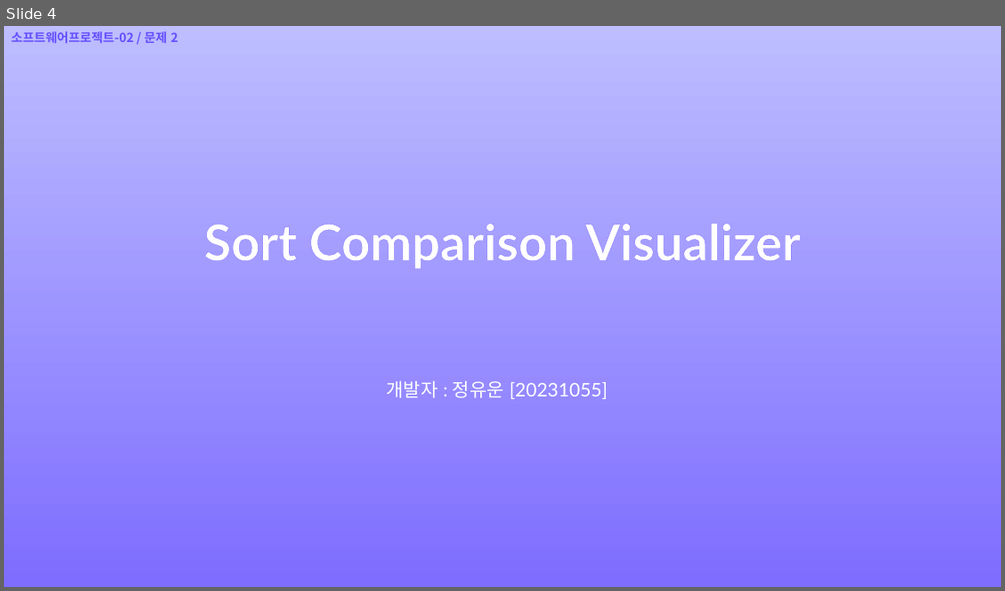
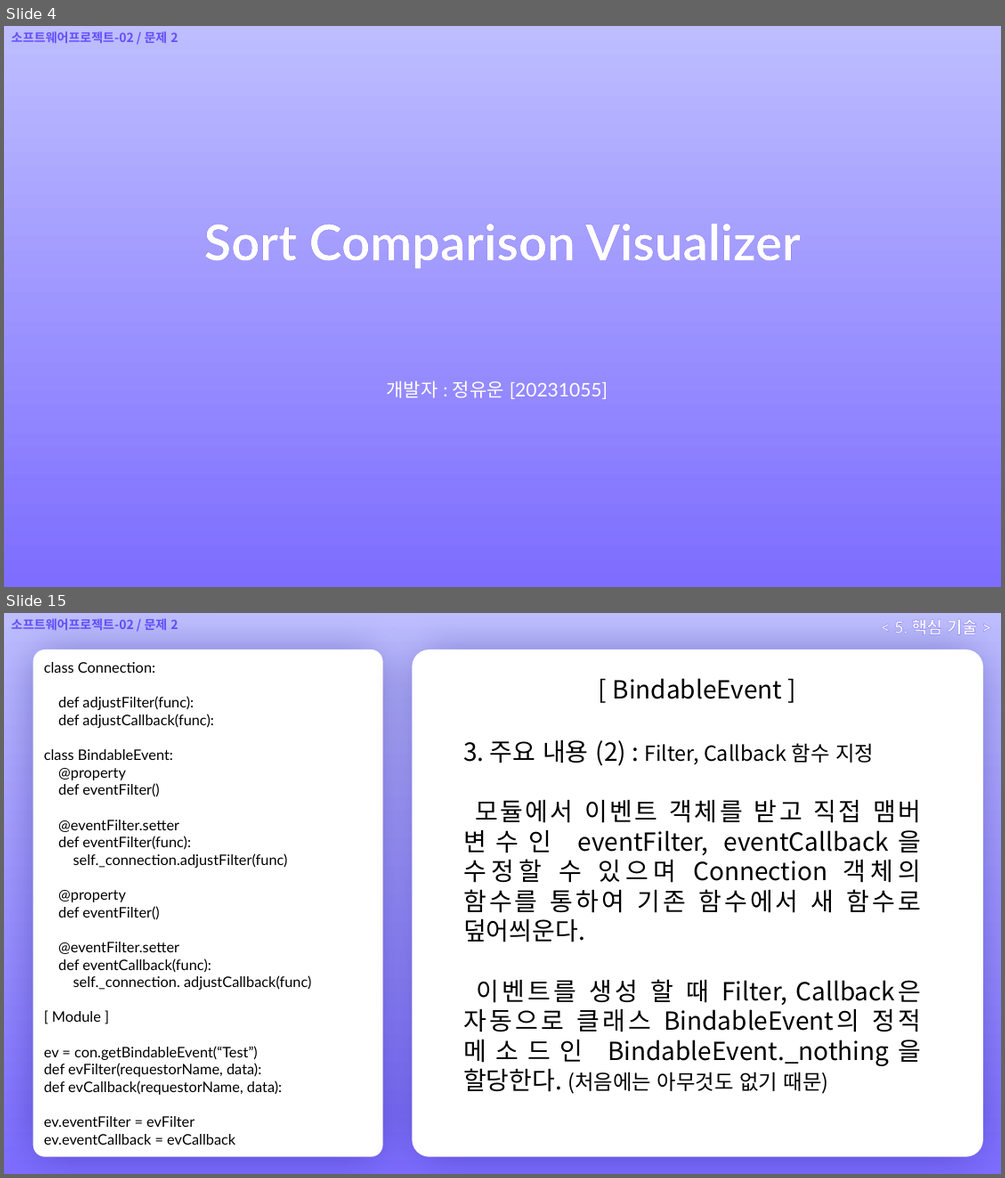
Before and after one commit to Ovie-hex/Software-Project-P2-Sort1055, a slide deck: [문제 2] 문서 기록/[문제 2] 발표자료 탬플릿 [20231055 정유운].pptx. Shown one above the other, each under a label of ours: slide 4 before the commit, slides 4 and 15 after it; the slides between them are not shown. The pictures are 1005x591 and 1005x1178 pixels, drawn with LibreOffice and Linux fonts; fonts in the diff are those of the drawing; background and template pictures are left out. Boxes give left, top, right and bottom in pixels: in the first picture for what was removed or moved away, otherwise in the second. Text is boxed around its words. In the diff, an @@ line names an element or a change of style, - is before the commit and + after.

```diff
--- a/[문제 2] 문서 기록/[문제 2] 발표자료 탬플릿 [20231055 정유운].pptx
+++ b/[문제 2] 문서 기록/[문제 2] 발표자료 탬플릿 [20231055 정유운].pptx
@@ slide 15 added at [4,613,1001,1174], background picture (left out) @@
@@ text added at [11,618,178,630], 12 pt, text #644FFF, bold @@
+소프트웨어프로젝트-02 / 문제 2
@@ text added at [894,620,977,635], 16 pt, text #FFFFFF, bold @@
+< 5. 핵심 기술 >
@@ rounded rectangle added at [33,649,383,1157], fill #FFFFFF, 14 pt, text #000000 @@
+class Connection:
+def adjustFilter(func):
+def adjustCallback(func):
+class BindableEvent:
+@property
+def eventFilter()
+@eventFilter.setter
+def eventFilter(func):
+self._connection.adjustFilter(func)
+@property
+def eventFilter()
+@eventFilter.setter
+def eventCallback(func):
+self._connection. adjustCallback(func)
+[ Module ]
+ev = con.getBindableEvent(“Test”)
+def evFilter(requestorName, data):
+def evCallback(requestorName, data):
+ev.eventFilter = evFilter
+ev.eventCallback = evCallback
@@ rounded rectangle added at [413,649,984,1157], fill #FFFFFF @@
@@ text added at [613,678,783,699], 24 pt, text #000000 @@
+[ BindableEvent ]
@@ text added at [463,739,922,1094], 24 pt, text #000000 @@
+3. 주요 내용 (2) : Filter, Callback 함수 지정
+모듈에서 이벤트 객체를 받고 직접 맴버 변수인 eventFilter, eventCallback을 수정할 수 있으며 Connection 객체의 함수를 통하여 기존 함수에서 새 함수로 덮어씌운다.
+이벤트를 생성 할 때 Filter, Callback은 자동으로 클래스 BindableEvent의 정적 메소드인 BindableEvent._nothing을 할당한다. (처음에는 아무것도 없기 때문)
```
Also in this commit, not shown: 8 slides changed, 9 other slides added, 7 slides removed, 7 other files.
